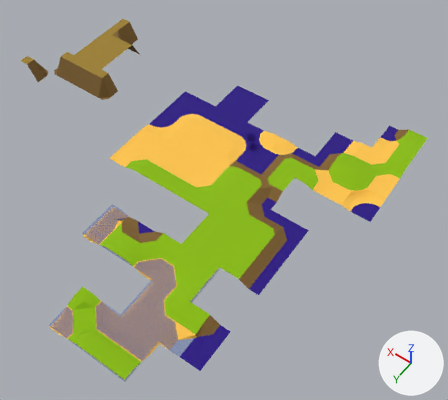
The FBX model Assets/marching-squares1.fbx: old version first, new version second.
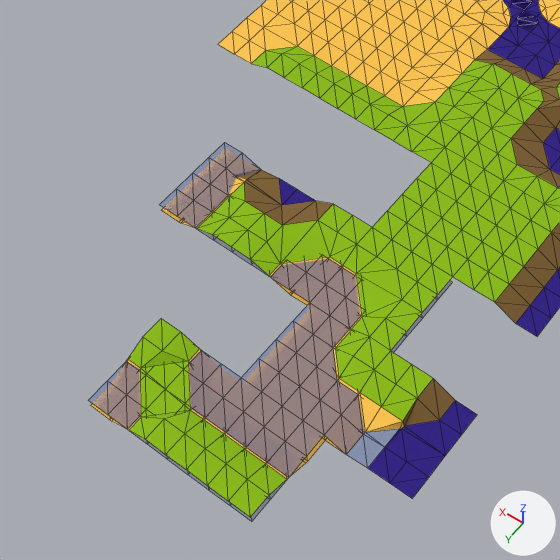
There are two pictures of each version: one whole from a 50 mm lens placed at (-3.6, 7.07, 11.32), pointed at (1.7, -0.35, -0.34), one close up on the part from 2% to 60% of the width and 34% to 100% of the height. The lights are fixed; the arrows at lower right show +X, +Y and +Z. The close-ups show mesh edges as thin lines. Where no turn or scale is listed for an object, it has been applied to the vertices. Vertices at the same position are counted once.
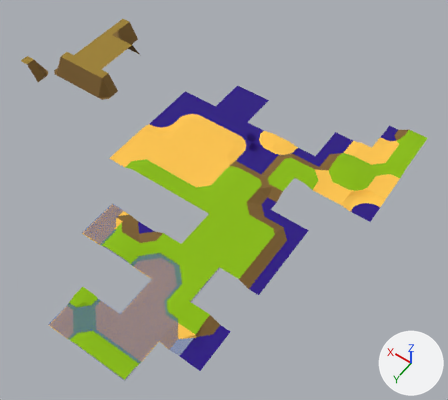
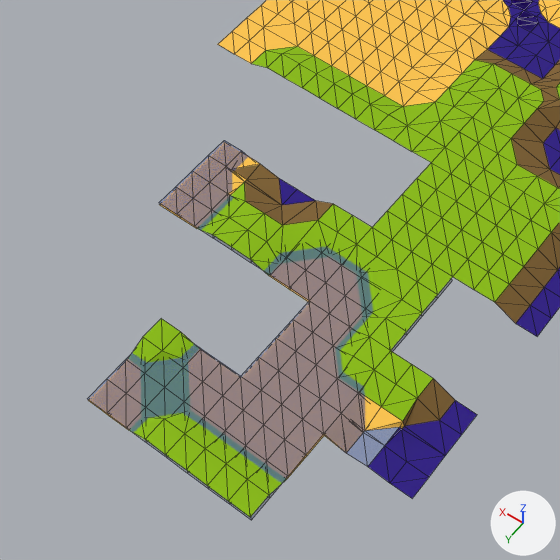
What differs and where, as boxes (x1, y1, x2, y2) in the close-ups (560 x 560 px; the box of a moved part takes in the faces that stretch with it):
'Plane.008', reshaped
    before: (166, 378, 325, 522)
    after: (166, 377, 324, 520)
'Plane.010', reshaped
    before: (88, 318, 241, 459)
    after: (88, 318, 241, 458)
'Plane.006', reshaped
    before: (242, 303, 391, 440)
    after: (241, 301, 391, 435)
'Plane.009', reshaped
    before: (231, 189, 372, 305)
    after: (231, 189, 372, 302)
'Plane.011', reshaped
    before: (160, 142, 297, 252)
    after: (159, 140, 297, 250)
part 1 of me_plane_040, moved or reshaped
    before: (324, 393, 407, 483)
    after: (324, 387, 407, 483)
part 2 of me_plane_044, moved or reshaped
    before: (160, 142, 261, 252)
    after: (159, 140, 248, 250)
part 3 of me_plane_044, moved or reshaped
    before: (162, 170, 278, 229)
    after: (160, 157, 278, 228)
part 4 of me_plane_043, moved or reshaped
    before: (88, 350, 241, 459)
    after: (88, 344, 241, 458)
part 5 of me_plane_043, moved or reshaped (not visible afterwards)
    before: (188, 349, 204, 419)
part 6 of me_plane_043, moved or reshaped
    before: (91, 359, 141, 430)
    after: (88, 400, 129, 430)
part 7 of me_plane_042, moved or reshaped
    before: (233, 250, 341, 303)
    after: (232, 247, 347, 301)
part 8 of me_plane_042, moved or reshaped
    before: (269, 257, 343, 305)
    after: (269, 275, 309, 302)
part 9 of me_plane_039, moved or reshaped
    before: (242, 303, 358, 435)
    after: (241, 301, 364, 433)
part 10 of me_plane_039, moved or reshaped (not visible afterwards)
    before: (322, 329, 360, 440)
part 11 of me_plane_041, moved or reshaped
    before: (168, 378, 324, 522)
    after: (167, 377, 324, 520)
part 12 of me_plane_041, moved or reshaped
    before: (204, 418, 325, 479)
    after: (286, 435, 324, 479)
part 13 of me_plane_038, moved or reshaped
    before: (310, 267, 453, 352)
    after: (310, 260, 453, 352)
part 14 of me_plane_038, moved or reshaped (not visible afterwards)
    before: (342, 266, 362, 329)

Diff of the bpy script that builds the scene:
```diff
--- a/Assets/marching-squares1.fbx.py
+++ b/Assets/marching-squares1.fbx.py
@@ me_plane_039 @@
 me_plane_039.from_pydata(...)  # 53 vertices, 68 faces; spans x -0.5..0.5, y -0.5..0.5, z 0.0..0.2
+# me_plane_039 part 9: the loose piece of 25 vertices spanning x -0.5..0.5, y -0.5..0.5, z 0.1 is moved by (0.0, 0.0, 0.034)
+# me_plane_039 part 10: all 20 vertices in x -0.5..0.5, y -0.5..0.5, z 0.0 are moved by (0.0, 0.0, 0.099)
 me_plane_039.materials.append(mat_material_001)
@@ me_plane_044 @@
 me_plane_044.from_pydata(...)  # 51 vertices, 65 faces; spans x -0.5..0.5, y -0.5..0.5, z 0.0..0.2
+# me_plane_044 part 2: the loose piece of 21 vertices spanning x -0.5..0.5, y -0.5..0.5, z 0.0..0.1 is moved by (0.0, 0.0, 0.034)
+# me_plane_044 part 3
+for i in [0, 1, 4, 5, 7, 8, 11, 12, 14, 15, 16, 21, 23, 24, 27, 28]: me_plane_044.vertices[i].co += Vector((0.0, 0.0, 0.099))
 me_plane_044.materials.append(mat_material_001)
@@ me_plane_041 @@
 me_plane_041.from_pydata(...)  # 55 vertices, 72 faces; spans x -0.5..0.5, y -0.5..0.5, z 0.0..0.2
+# me_plane_041 part 11: the loose piece of 25 vertices spanning x -0.5..0.5, y -0.5..0.5, z 0.1 is moved by (0.0, 0.0, 0.034)
+# me_plane_041 part 12: all 15 vertices in x -0.5..0.5, y -0.5..-0.225, z 0.0 are moved by (0.0, 0.0, 0.099)
 me_plane_041.materials.append(mat_material_001)
@@ me_plane_043 @@
 me_plane_043.from_pydata(...)  # 57 vertices, 74 faces; spans x -0.5..0.5, y -0.5..0.5, z 0.0..0.2
+# me_plane_043 part 4: the loose piece of 25 vertices spanning x -0.5..0.5, y -0.5..0.5, z 0.1 is moved by (0.0, 0.0, 0.034)
+# me_plane_043 part 5
+for i in [0, 4, 9, 13, 16, 19, 21, 22]: me_plane_043.vertices[i].co += Vector((0.0, 0.0, 0.099))
+# me_plane_043 part 6
+for i in [3, 6, 11, 15, 24, 27, 29, 30]: me_plane_043.vertices[i].co += Vector((0.0, 0.0, 0.099))
 me_plane_043.materials.append(mat_material_001)
@@ me_plane_040 @@
 me_plane_040.from_pydata(...)  # 35 vertices, 45 faces; spans x -0.5..0.5, y -0.5..0.5, z 0.0..0.2
+# me_plane_040 part 1
+for i in [5, 13, 14, 18, 23, 26, *range(29, 35)]: me_plane_040.vertices[i].co += Vector((0.0, 0.0, 0.034))
+for i in [3, 8, 21]: me_plane_040.vertices[i].co += Vector((0.0, 0.0, 0.099))
 me_plane_040.materials.append(mat_material_001)
@@ me_plane_038 @@
-me_plane_038.from_pydata(...)  # 53 vertices, 68 faces; spans x -0.5..0.5, y -0.5..0.5, z 0.0..0.2
+me_plane_038.from_pydata(...)  # 52 vertices, 65 faces; spans x -0.5..0.5, y -0.5..0.5, z 0.099..0.2
+# me_plane_038 part 13: the loose piece of 25 vertices spanning x -0.5..0.5, y -0.5..0.5, z 0.1 is moved by (0.0, 0.0, 0.034)
+# me_plane_038 part 14
+# 6 vertices are removed from x 0.227..0.5, y 0.227..0.5, z 0.0
+# 13 faces are deleted
+# 2 vertices move from x 0.227..0.5, y 0.227..0.5, z 0.0 to x 0.227..0.5, y 0.227..0.5, z 0.099
+# 5 vertices are added at (0.5, 0.5, 0.099), (0.5, 0.25, 0.099), (0.25, 0.5, 0.099), (0.227, 0.35, 0.099), (0.35, 0.227, 0.099)
+# 10 new faces join them, mat_material_003 (orange #ffc64d)
 me_plane_038.materials.append(mat_material_001)
@@ me_plane_042 @@
 me_plane_042.from_pydata(...)  # 48 vertices, 58 faces; spans x -0.5..0.5, y -0.5..0.5, z 0.0..0.2
+# me_plane_042 part 7: the loose piece of 21 vertices spanning x -0.5..0.5, y -0.5..0.5, z 0.1 is moved by (0.0, 0.0, 0.034)
+# me_plane_042 part 8
+for i in [2, 9, 10, 14, 20, 21, 23, 26]: me_plane_042.vertices[i].co += Vector((0.0, 0.0, 0.099))
 me_plane_042.materials.append(mat_material_001)
```
